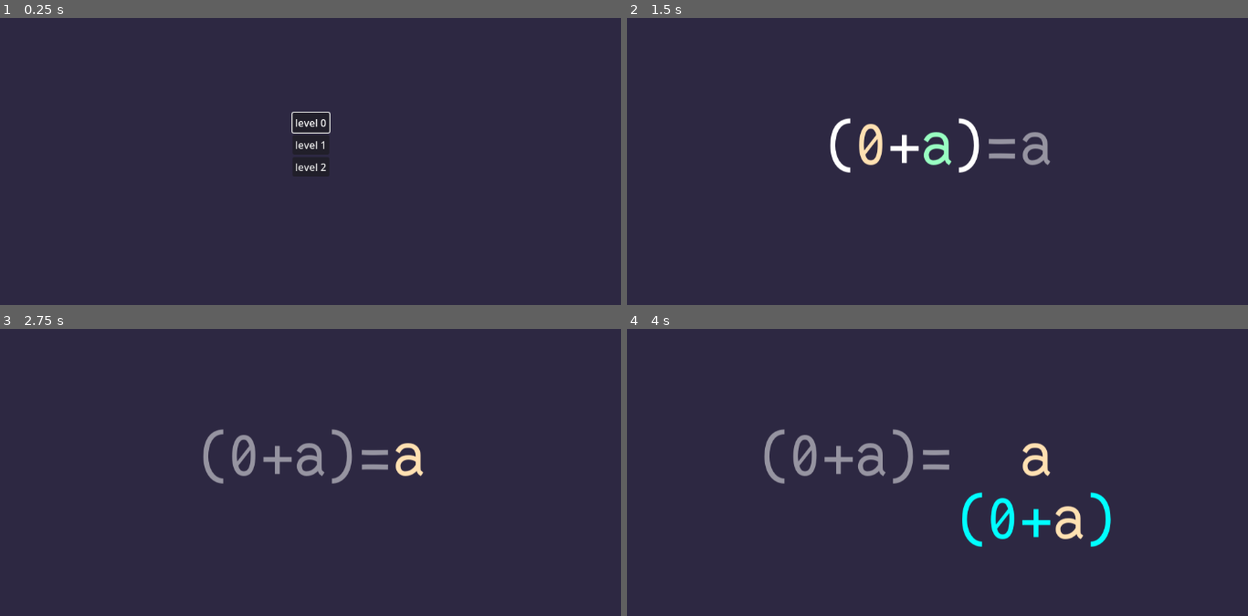
Above: before the commit, frames 1-4 (two rows, left to right).
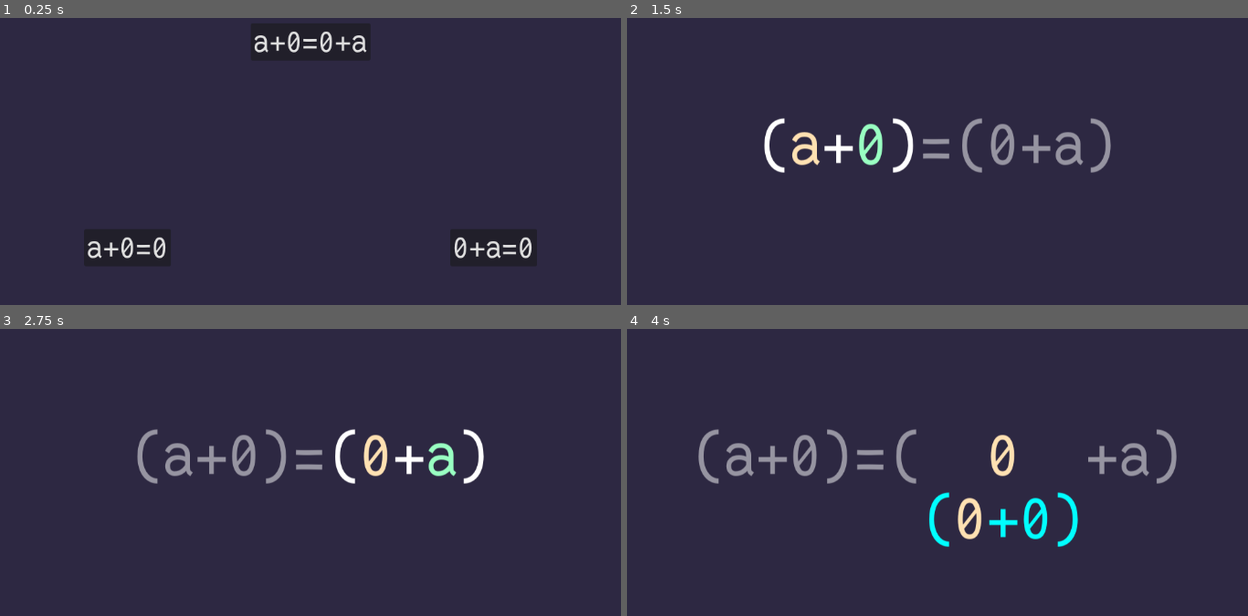
Above: after the commit, the same moments.

Repository: theoahfeldt/emperical-maths
Game: Godot game, scene res://main.tscn
Two runs of this game, one before a commit and one after it. Both use one fixed random seed, a clock stepped at 60 frames per second and the inputs below.
Inputs (mouse positions are in pixels of both pictures, inside the frame that each line leads up to):
- Up to frame 1 (0.25 s): no input
- Up to frame 2 (1.5 s): click (937, 40) at 0.5 s, where only the run after the commit has a clickable "a+0=0+a"; click (937, 144) at 1.25 s, where only the run before the commit has a clickable "level 1"
- Up to frame 3 (2.75 s): tap Enter (expression_confirm) at 2, 2.1 s; hold Right (expression_right) from 2.03 s (still down)
- Up to frame 4 (4 s): tap Enter (expression_confirm) at 2.75, 3.5, 3.6 s; release Right (expression_right) at 2.78 s; hold Down (expression_down) 2.78-3.53 s; tap Space (expression_select) at 2.85 s; hold Right (expression_right) from 3.53 s (still down)

The runs differ from the first frame. In frame 1, 1.5% of the frame differs, in the area x 14-86%, y 4-84%; in frame 2, 3.5%; in frame 3, 3.2%; in frame 4, 5.4%, in the area x 11-89%, y 34-76%.

Commit message:
Add structure to level select menu

Diff:
--- a/game/main.gd
+++ b/game/main.gd
@@ -1,27 +1,25 @@
 extends Node
 
 
+var _level_select_menu_scene = preload("res://ui/level_select_menu.tscn")
 var _level_player: LevelPlayer
 var _level_select_menu: LevelSelectMenu
-var _center_container: CenterContainer
 
 
 func _ready() -> void:
-	_center_container = get_node("CenterContainer")
 	_start_level_select_menu()
 
 
 func _start_level_select_menu() -> void:
-	_level_select_menu = LevelSelectMenu.new()
-	_center_container.add_child(_level_select_menu)
+	_level_select_menu = _level_select_menu_scene.instantiate()
+	add_child(_level_select_menu)
 	_level_select_menu.selected.connect(_on_level_select_menu_selected)
 
 
-func _on_level_select_menu_selected(level_path: String) -> void:
-	_center_container.remove_child(_level_select_menu)
+func _on_level_select_menu_selected(level_creator: Resource) -> void:
+	remove_child(_level_select_menu)
 	_level_select_menu.queue_free()
-	var level_resource: Resource = load(level_path)
-	var level = level_resource.create()
+	var level = level_creator.create()
 	_level_player = LevelPlayer.create(level)
 	add_child(_level_player)
 	_level_player.cleared.connect(_on_level_player_cleared)
--- a/game/main.tscn
+++ b/game/main.tscn
@@ -4,10 +4,3 @@
 
 [node name="Main" type="Node"]
 script = ExtResource("1_f7i78")
-
-[node name="CenterContainer" type="CenterContainer" parent="."]
-anchors_preset = 15
-anchor_right = 1.0
-anchor_bottom = 1.0
-grow_horizontal = 2
-grow_vertical = 2
--- /dev/null
+++ b/game/ui/level_button.gd
@@ -0,0 +1,4 @@
+extends Button
+
+
+@export var level_creator: Resource
--- /dev/null
+++ b/game/ui/level_button.tscn
@@ -0,0 +1,12 @@
+[gd_scene load_steps=3 format=3 uid="uid://dm2vdch6b0wgd"]
+
+[ext_resource type="Theme" uid="uid://bnsjv02gqa43q" path="res://math_theme.tres" id="1_lxt5f"]
+[ext_resource type="Script" path="res://ui/level_button.gd" id="2_qo2jk"]
+
+[node name="LevelButton" type="Button" groups=["level_buttons"]]
+offset_right = 8.0
+offset_bottom = 8.0
+theme = ExtResource("1_lxt5f")
+theme_override_font_sizes/font_size = 50
+text = "temp"
+script = ExtResource("2_qo2jk")
--- a/game/ui/level_select_menu.gd
+++ b/game/ui/level_select_menu.gd
@@ -2,29 +2,14 @@
 extends VBoxContainer
 
 
-signal selected(level_path: String)
-
-var levels: Array[String] = [
-	"res://levels/sum_identity_right.gd",
-	"res://levels/sum_identity_left.gd",
-	"res://levels/sum_identity.gd",
-	]
-var _buttons: Array[Button]
+signal selected(level_creator: Resource)
 
 
 func _ready() -> void:
-	for i in range(levels.size()):
-		add_level_button(i)
-	_buttons[0].grab_focus()
+	for button in get_tree().get_nodes_in_group("level_buttons"):
+		button.pressed.connect(
+				func(): _on_level_button_pressed(button.level_creator))
 
 
-func add_level_button(number: int) -> void:
-	var button := Button.new()
-	button.text = "level %d" % number
-	_buttons.append(button)
-	add_child(button)
-	button.pressed.connect(func(): _on_button_pressed(number))
-
-
-func _on_button_pressed(id: int) -> void:
-	selected.emit(levels[id])
+func _on_level_button_pressed(level_creator: Resource) -> void:
+	selected.emit(level_creator)
--- /dev/null
+++ b/game/ui/level_select_menu.tscn
@@ -0,0 +1,50 @@
+[gd_scene load_steps=6 format=3 uid="uid://c2wlu6iasfet8"]
+
+[ext_resource type="Script" path="res://ui/level_select_menu.gd" id="1_81e3b"]
+[ext_resource type="PackedScene" uid="uid://dm2vdch6b0wgd" path="res://ui/level_button.tscn" id="1_wrdac"]
+[ext_resource type="Script" path="res://levels/sum_identity_right.gd" id="2_di3na"]
+[ext_resource type="Script" path="res://levels/sum_identity_left.gd" id="3_6krlc"]
+[ext_resource type="Script" path="res://levels/sum_identity.gd" id="3_fj7i5"]
+
+[node name="LevelGraph" type="VBoxContainer"]
+anchors_preset = 15
+anchor_right = 1.0
+anchor_bottom = 1.0
+grow_horizontal = 2
+grow_vertical = 2
+script = ExtResource("1_81e3b")
+
+[node name="HBoxContainer" type="HBoxContainer" parent="."]
+layout_mode = 2
+size_flags_vertical = 3
+
+[node name="CenterContainer" type="CenterContainer" parent="HBoxContainer"]
+layout_mode = 2
+size_flags_horizontal = 3
+
+[node name="LevelButton" parent="HBoxContainer/CenterContainer" instance=ExtResource("1_wrdac")]
+layout_mode = 2
+text = "a+0=0+a"
+level_creator = ExtResource("3_fj7i5")
+
+[node name="HBoxContainer2" type="HBoxContainer" parent="."]
+layout_mode = 2
+size_flags_vertical = 3
+
+[node name="CenterContainer" type="CenterContainer" parent="HBoxContainer2"]
+layout_mode = 2
+size_flags_horizontal = 3
+
+[node name="LevelButton" parent="HBoxContainer2/CenterContainer" instance=ExtResource("1_wrdac")]
+layout_mode = 2
+text = "a+0=0"
+level_creator = ExtResource("2_di3na")
+
+[node name="CenterContainer2" type="CenterContainer" parent="HBoxContainer2"]
+layout_mode = 2
+size_flags_horizontal = 3
+
+[node name="LevelButton" parent="HBoxContainer2/CenterContainer2" instance=ExtResource("1_wrdac")]
+layout_mode = 2
+text = "0+a=0"
+level_creator = ExtResource("3_6krlc")
Not shown, changed: tasks.org
